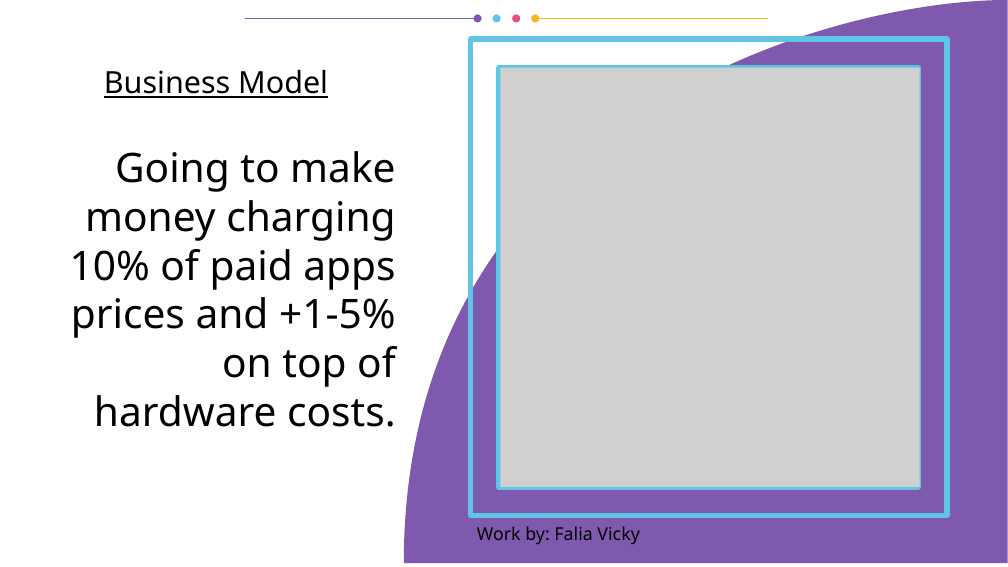
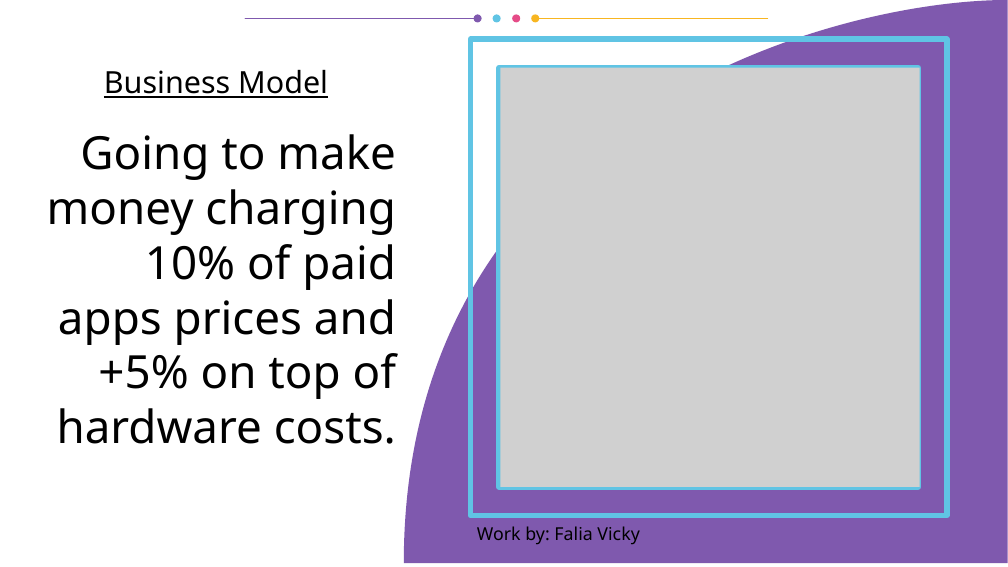
Before and after one commit to vporton/icp-package-manager, a slide deck: slide 6 of docs/short-pitchdeck.odp. Drawn at 1008x567 pixels with LibreOffice and Linux fonts; fonts in the diff are those of the drawing; grey boxes stand for pictures. Boxes give left, top, right and bottom in pixels: in the first picture for what was removed or moved away, otherwise in the second. Text is boxed around its words. In the diff, an @@ line names an element or a change of style, - is before the commit and + after.

```diff
--- a/docs/short-pitchdeck.odp
+++ b/docs/short-pitchdeck.odp
@@ title at (x1=47, y1=134, x2=396, y2=444): text changed; size 32 to 36 pt @@
-Going to make money charging 10% of paid apps prices and +1-5% on top of hardware costs.
+Going to make money charging 10% of paid apps prices and +5% on top of hardware costs.
```
Also in this commit, not shown: 5 other slides changed.
